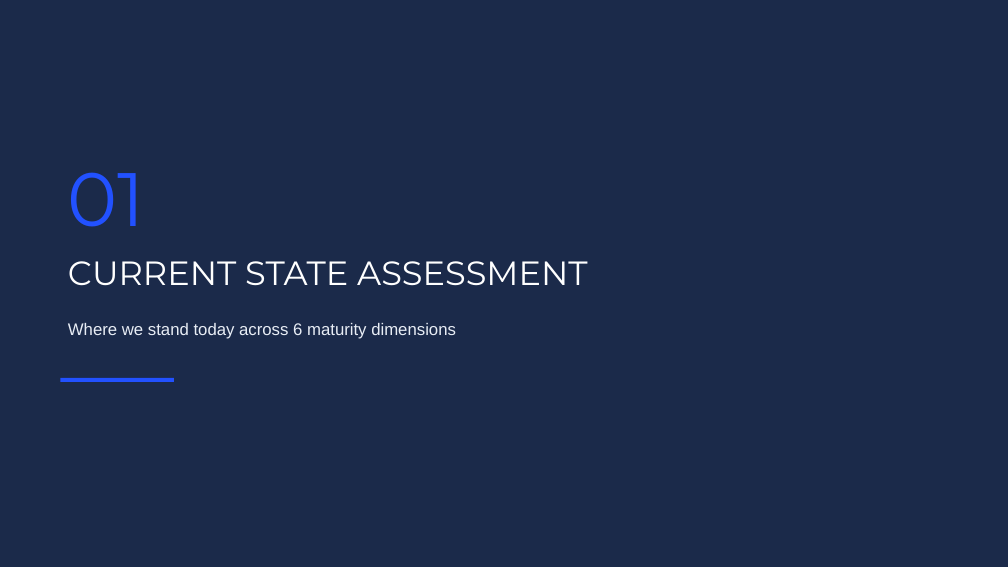
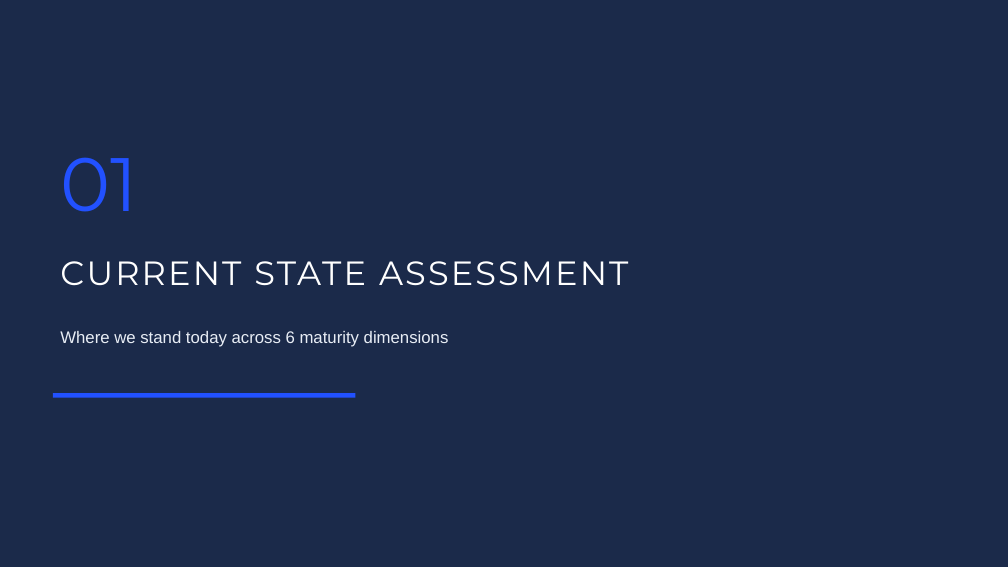
Before and after one commit to abensrhir/ai-cdo-office-site, a slide deck: slide 4 of static/demo/downloads/ai-strategy-summary.pptx (slide 3 before the commit). Drawn at 1008x567 pixels with LibreOffice and Linux fonts; fonts in the diff are those of the drawing. Boxes give left, top, right and bottom in pixels: in the first picture for what was removed or moved away, otherwise in the second. Text is boxed around its words. In the diff, an @@ line names an element or a change of style, - is before the commit and + after.

```diff
--- a/static/demo/downloads/ai-strategy-summary.pptx
+++ b/static/demo/downloads/ai-strategy-summary.pptx
@@ text "01": place and size @@
-text "01" at [68, 172, 145, 227]
+text "01" at [60, 157, 137, 212]
@@ text "CURRENT STATE ASSESSMENT": place and size @@
-text "CURRENT STATE ASSESSMENT" at [68, 261, 587, 286]
+text "CURRENT STATE ASSESSMENT" at [60, 261, 628, 286]
@@ text "CURRENT STATE ASSESSMENT" at [60, 261, 628, 286]: letter spacing 0 to 2 pt @@
@@ text "Where we stand today across ...": place and size @@
-text "Where we stand today across ..." at [68, 323, 456, 339]
+text "Where we stand today across ..." at [60, 331, 449, 347]
@@ rectangle: place and size @@
-rectangle at [60, 378, 174, 382]
+rectangle at [53, 393, 355, 398]
```
Also in this commit, not shown: 3 other slides changed, 16 slides added, 4 slides removed, 6 other files.
